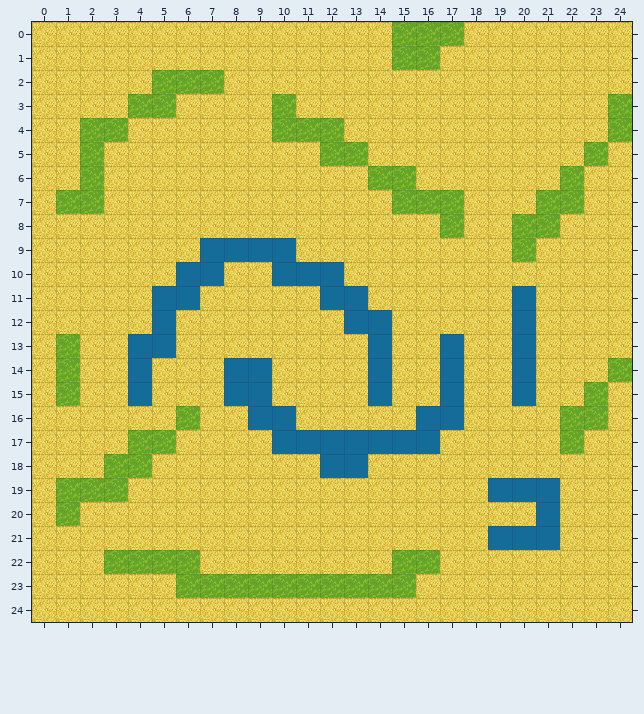
Two states of a Tiled map, android/assets/maps/test_map.tmx. The first picture shows the starting point.
Cells are 32x32 px. Shown: x 0..24, y 0..24.
After:
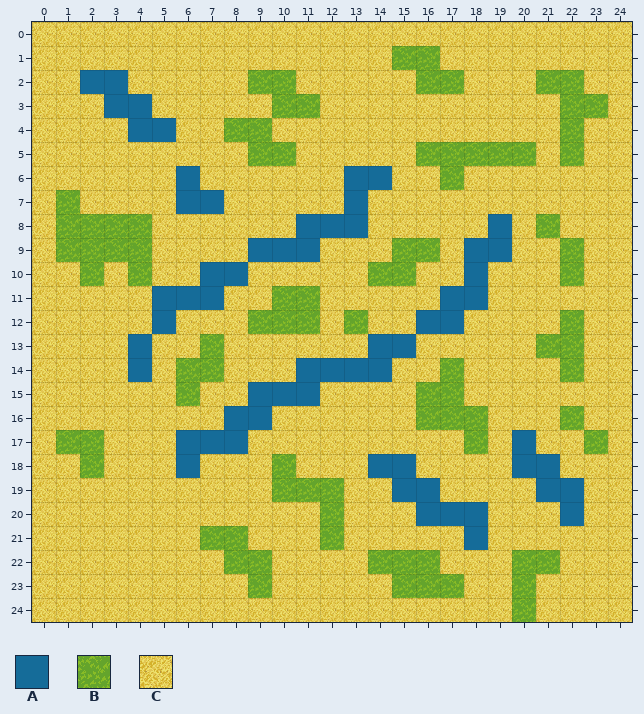
Key: from "terrain_atlas": A 391 "WATER", B 737 "OBSTRUCTED", C 929.
_ is an empty cell.
The edit:
Layer "terrain":
The author changed tile B to tile A in row 3 at x 4; in row 6 at x 14.
The author changed tile C to tile A in row 2 at x 2 to 3; in row 3 at x 3; in row 4 at x 4 to 5; in row 6 at x 6 and 13; in row 7 at x 6 to 7 and 13; in row 8 at x 11 to 13 and 19.
The author changed tile C to tile A in row 9 at x 11 and 18 to 19; in row 10 at x 8 and 18; in row 11 at x 7 and 17 to 18; in row 12 at x 16 to 17; in row 13 at x 15; in row 14 at x 11 to 13.
The author changed tile C to tile A in row 15 at x 10 to 11; in row 16 at x 8; in row 17 at x 6 to 8 and 20; in row 18 at x 6, 14 to 15 and 20 to 21; in row 19 at x 15 to 16 and 22; in row 20 at x 16 to 18 and 22.
The author changed tile C to tile A in row 21 at x 18.
The author changed tile A to tile B in row 12 at x 13; in rows 14 to 15 at x 17; in row 16 at x 16 to 17.
The author changed tile C to tile B in row 2 at x 9 to 10, 16 to 17 and 21 to 22; in row 3 at x 11 and 22 to 23; in row 4 at x 8 to 9 and 22; in row 5 at x 9 to 10, 16 to 20 and 22; in row 6 at x 17; in row 8 at x 1 to 4.
The author changed tile C to tile B in row 9 at x 1 to 4, 15 to 16 and 22; in row 10 at x 2, 4, 14 to 15 and 22; in row 11 at x 10 to 11; in row 12 at x 9 to 11 and 22; in row 13 at x 7 and 21 to 22; in row 14 at x 6 to 7 and 22.
The author changed tile C to tile B in row 15 at x 6 and 16; in row 16 at x 18; in row 17 at x 1 to 2, 18 and 23; in row 18 at x 2 and 10; in row 19 at x 10 to 12; in row 20 at x 12.
The author changed tile C to tile B in row 21 at x 7 to 8 and 12; in row 22 at x 8 to 9, 14 and 20 to 21; in row 23 at x 16 to 17 and 20; in row 24 at x 20.
The author changed tile A to tile C in row 9 at x 7 to 8; in row 10 at x 6 and 10 to 12; in row 11 at x 12 to 13 and 20; in row 12 at x 14 and 20; in row 13 at x 5, 17 and 20; in row 14 at x 8 to 9 and 20.
The author changed tile A to tile C in row 15 at x 4, 8, 14 and 20; in row 16 at x 10; in row 17 at x 10 to 16; in row 18 at x 12 to 13; in row 19 at x 19 to 20; in row 20 at x 21.
The author changed tile A to tile C in row 21 at x 19 to 21.
The author changed tile B to tile C in row 0 at x 15 to 17; in row 2 at x 5 to 7; in row 3 at x 5 and 24; in row 4 at x 2 to 3, 10 to 12 and 24; in row 5 at x 2, 12 to 13 and 23; in row 6 at x 2, 15 and 22.
The author changed tile B to tile C in row 7 at x 2, 15 to 17 and 21 to 22; in row 8 at x 17 and 20; in row 9 at x 20; in row 13 at x 1; in row 14 at x 1 and 24; in row 15 at x 1 and 23.
The author changed tile B to tile C in row 16 at x 6 and 23; in row 17 at x 4 to 5 and 22; in row 18 at x 3 to 4; in row 19 at x 1 to 3; in row 20 at x 1; in row 22 at x 3 to 6.
The author changed tile B to tile C in row 23 at x 6 to 8 and 10 to 14.
